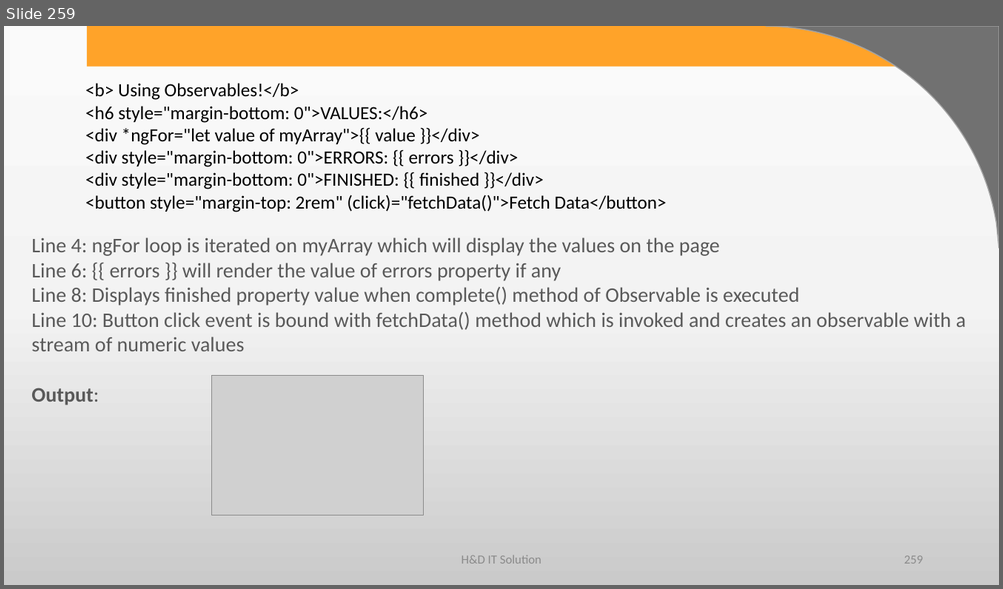
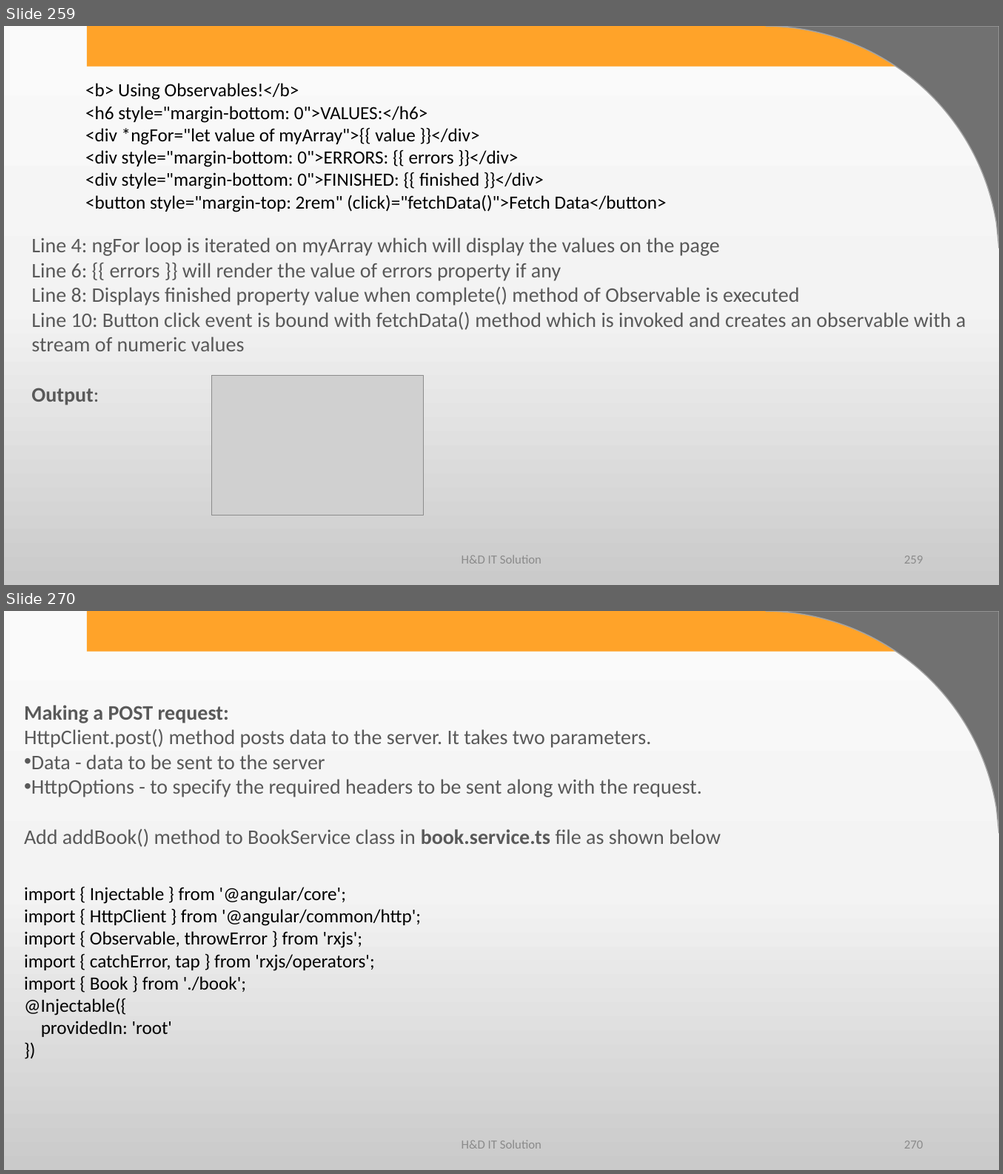
Before and after one commit to harshadasawant/forms, a slide deck: ppt/ANGULAR.pptx. Shown one above the other, each under a label of ours: slide 259 before the commit, slides 259 and 270 after it; the slides between them are not shown. The pictures are 1003x589 and 1003x1174 pixels, drawn with LibreOffice and Linux fonts; fonts in the diff are those of the drawing; grey boxes stand for pictures; background and template pictures are left out. Boxes give left, top, right and bottom in pixels: in the first picture for what was removed or moved away, otherwise in the second. Text is boxed around its words. In the diff, an @@ line names an element or a change of style, - is before the commit and + after.

```diff
--- a/ppt/ANGULAR.pptx
+++ b/ppt/ANGULAR.pptx
@@ slide 270 added at (4, 611, 999, 1170), background gradient #FBFBFB to #F4F4F4 to #CBCBCB; not listed: 2 template elements that a slide beside it also shows @@
@@ text added at (24, 705, 720, 847), 20 pt, text #595959 @@
+Making a POST request:
+HttpClient.post() method posts data to the server. It takes two parameters.
+• Data - data to be sent to the server
+• HttpOptions - to specify the required headers to be sent along with the request.
+Add addBook() method to BookService class in book.service.ts file as shown below
@@ text added at (24, 887, 421, 1037), 18 pt, text #000000 @@
+import { Injectable } from '@angular/core';
+import { HttpClient } from '@angular/common/http';
+import { Observable, throwError } from 'rxjs';
+import { catchError, tap } from 'rxjs/operators';
+import { Book } from './book';
+@Injectable({
+providedIn: 'root'
+})
@@ text added at (461, 1141, 541, 1149), 12 pt, text #8C8C8C @@
+H&D IT Solution
@@ page number added at (904, 1141, 922, 1149), 12 pt, text #8C8C8C @@
+270
```
Also in this commit, not shown: 22 other slides added, 2 other files.
